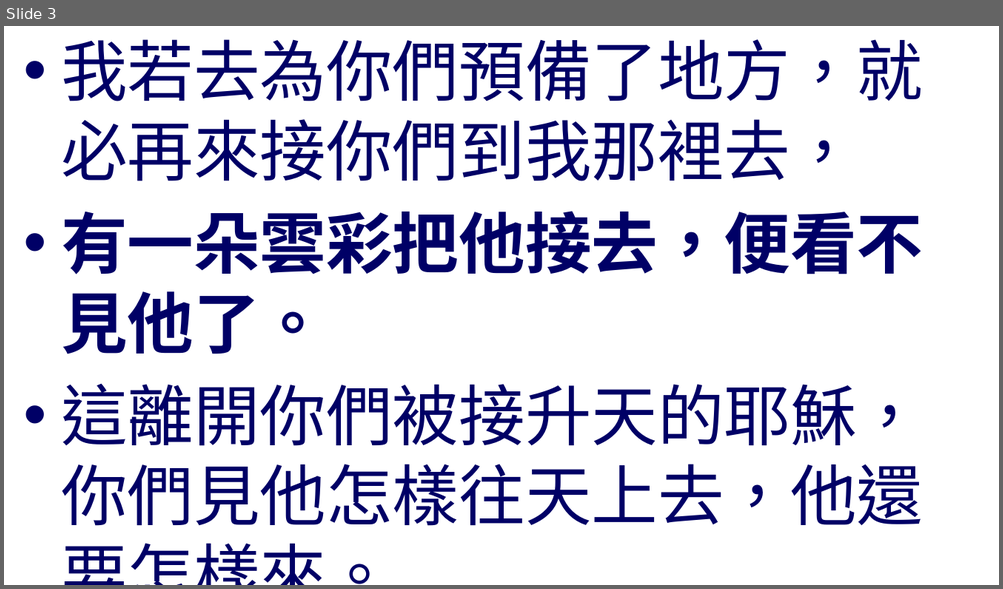
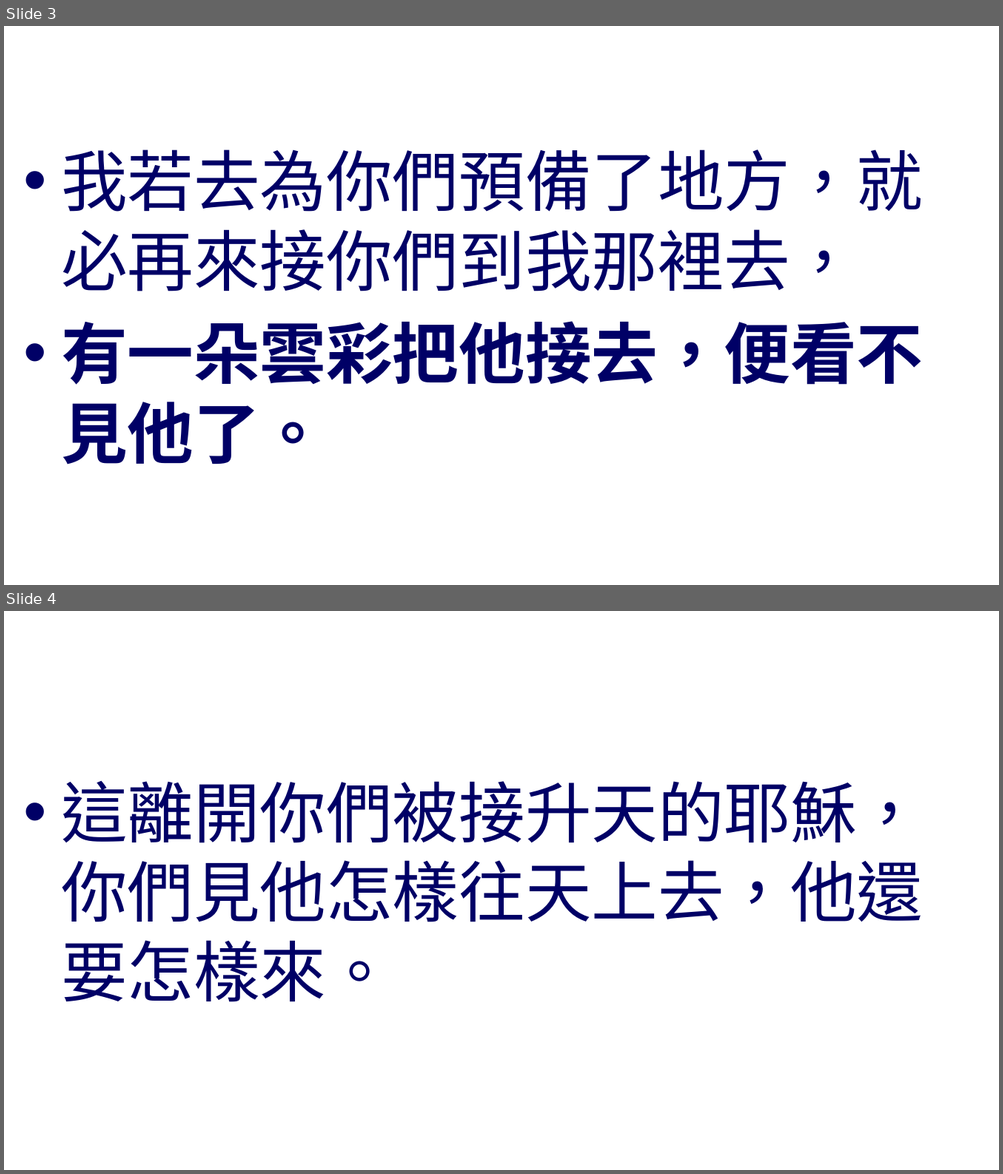
Before and after one commit to batisuoc/worship-resources, a slide deck: 8基督再來.pptx. Shown one above the other, each under a label of ours: slide 3 before the commit, slides 3 and 4 after it. The pictures are 1003x589 and 1003x1174 pixels, drawn with LibreOffice and Linux fonts; fonts in the diff are those of the drawing; background and template pictures are left out. Boxes give left, top, right and bottom in pixels: in the first picture for what was removed or moved away, otherwise in the second. Text is boxed around its words. In the diff, an @@ line names an element or a change of style, - is before the commit and + after.

```diff
--- a/8基督再來.pptx
+++ b/8基督再來.pptx
@@ slide 4 added at [4,611,999,1170], background picture (left out) @@
@@ text added at [61,780,922,1002], 64 pt, text #000066 @@
+• 這離開你們被接升天的耶穌，你們見他怎樣往天上去，他還要怎樣來。
@@ slide 3 changed as well @@
@@ text "我若去為你們預備了地方，就必再來接你們到我那裡去，" at [61,150,922,465]: vertical alignment top to middle @@
@@ text at [61,383,922,526]: paragraph removed @@
-• 這離開你們被接升天的耶穌，你們見他怎樣往天上去，他還要怎樣來。
```
Also in this commit, not shown: 5 other slides changed, 1 other file.
